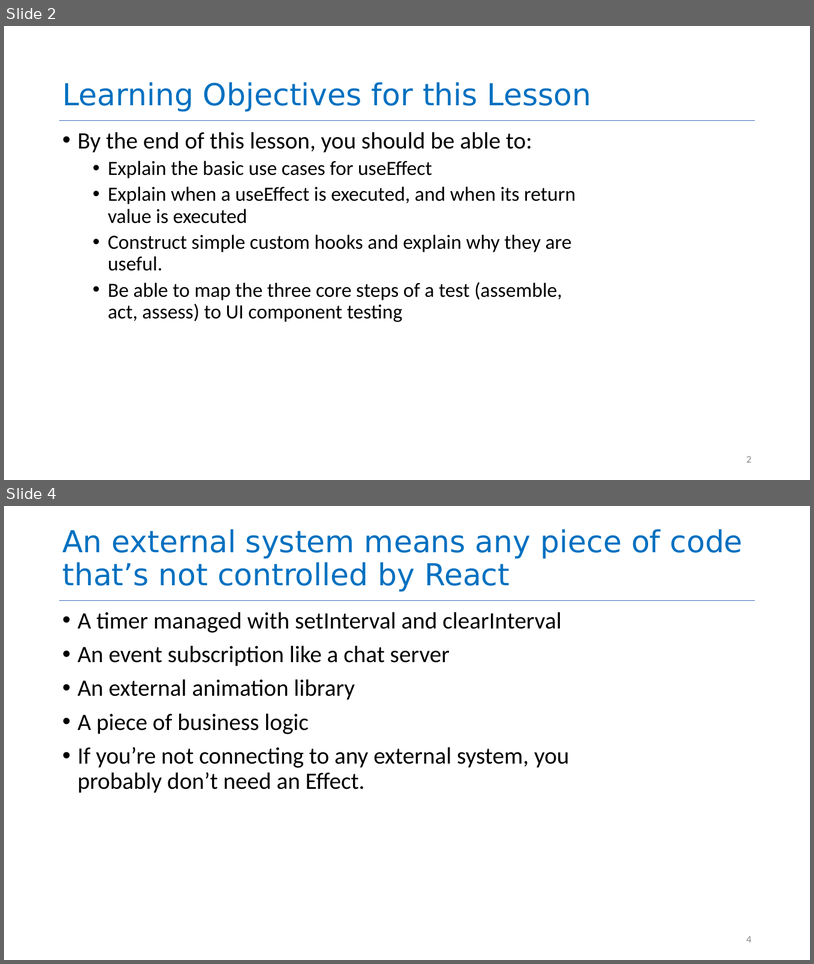
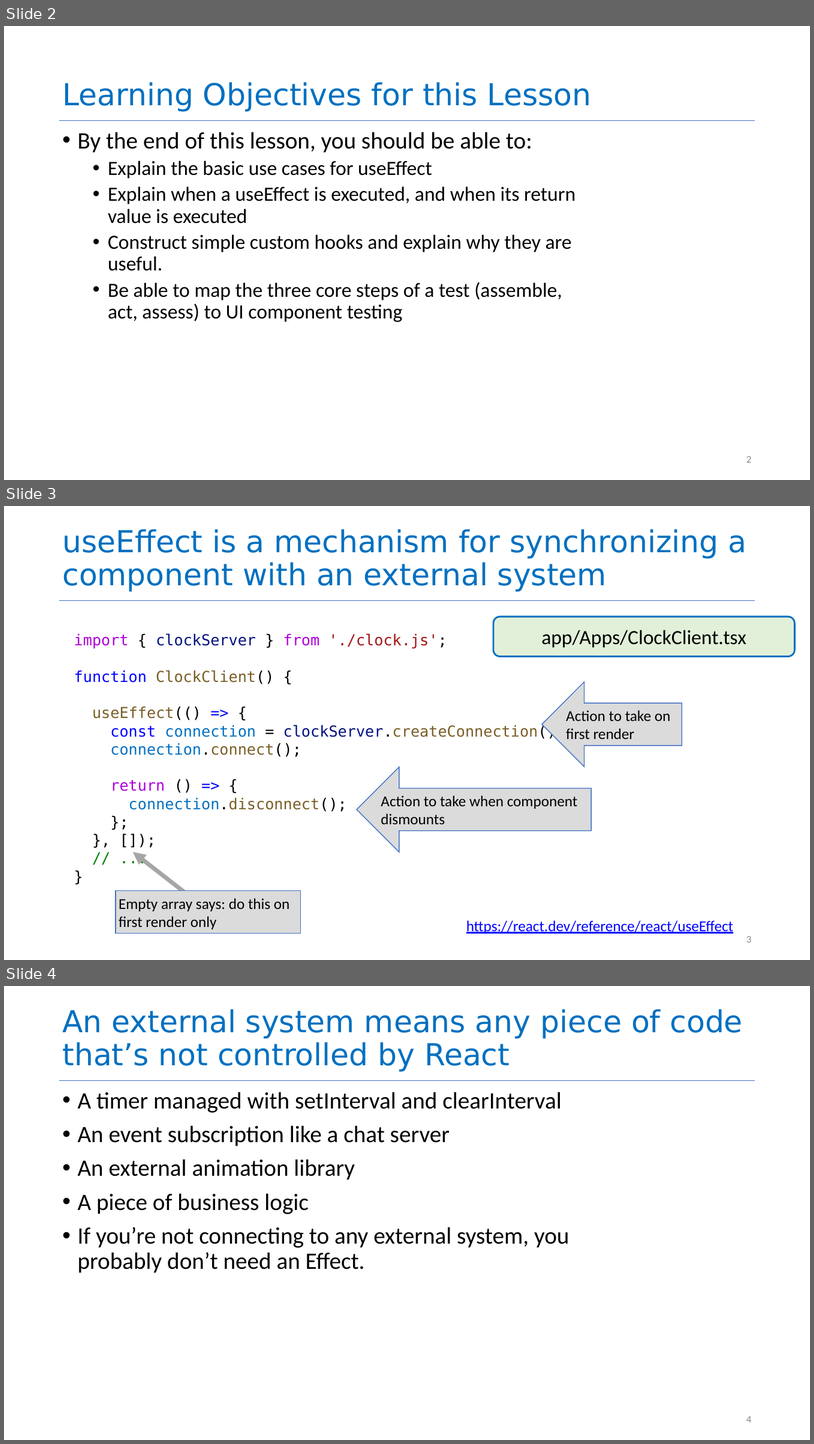
Before and after one commit to neu-se/CS4530-Fall-2023, a slide deck: Slides/Module 08 React Hooks.pptx. Shown one above the other, each under a label of ours: slides 2 and 4 before the commit, slides 2, 3 and 4 after it; the slides between them are not shown. The pictures are 814x964 and 814x1444 pixels, drawn with LibreOffice and Linux fonts; fonts in the diff are those of the drawing. Boxes give left, top, right and bottom in pixels: in the first picture for what was removed or moved away, otherwise in the second. Text is boxed around its words. In the diff, an @@ line names an element or a change of style, - is before the commit and + after.

```diff
--- a/Slides/Module 08 React Hooks.pptx
+++ b/Slides/Module 08 React Hooks.pptx
@@ slide 3 added at bbox=[4, 506, 810, 960], background #FFFFFF; not listed: 1 template element that a slide beside it also shows @@
@@ title added at bbox=[62, 529, 747, 592], 36 pt, text #0070C0 @@
+useEffect is a mechanism for synchronizing a component with an external system
@@ rounded rectangle added at bbox=[494, 617, 795, 657], fill #E2F0D9, outline #0070C0 2 pt, 24 pt, text #000000 @@
+app/Apps/ClockClient.tsx
@@ text added at bbox=[74, 633, 557, 811], 18 pt, text #795E26 @@
+import { clockServer } from './clock.js';
+function ClockClient() {
+useEffect(() => {
+const connection = clockServer.createConnection()
+connection.connect();
+return () => {
+connection.disconnect();
+};
+}, []);
+// ...
+}
@@ left arrow added at bbox=[542, 681, 683, 766], fill #DBDBDB, outline #4472C4 1 pt, 18 pt, text #000000 @@
+Action to take on first render
@@ left arrow added at bbox=[357, 767, 591, 852], fill #DBDBDB, outline #4472C4 1 pt, 18 pt, text #000000 @@
+Action to take when component dismounts
@@ arrow added from (185, 892) to (133, 852), #A6A6A6 5 pt @@
@@ rectangle added at bbox=[116, 890, 301, 933], fill #DBDBDB, outline #4472C4 1 pt, 18 pt, text #000000 @@
+Empty array says: do this on first render only
@@ text added at bbox=[467, 920, 734, 933], 18 pt, text #0000FF, underline @@
+https://react.dev/reference/react/useEffect
@@ page number added at bbox=[747, 936, 752, 942], 12 pt, text #888888 @@
+3
```
Also in this commit, not shown: 1 slide changed, 2 other slides added, 1 slide removed, 2 other files.
